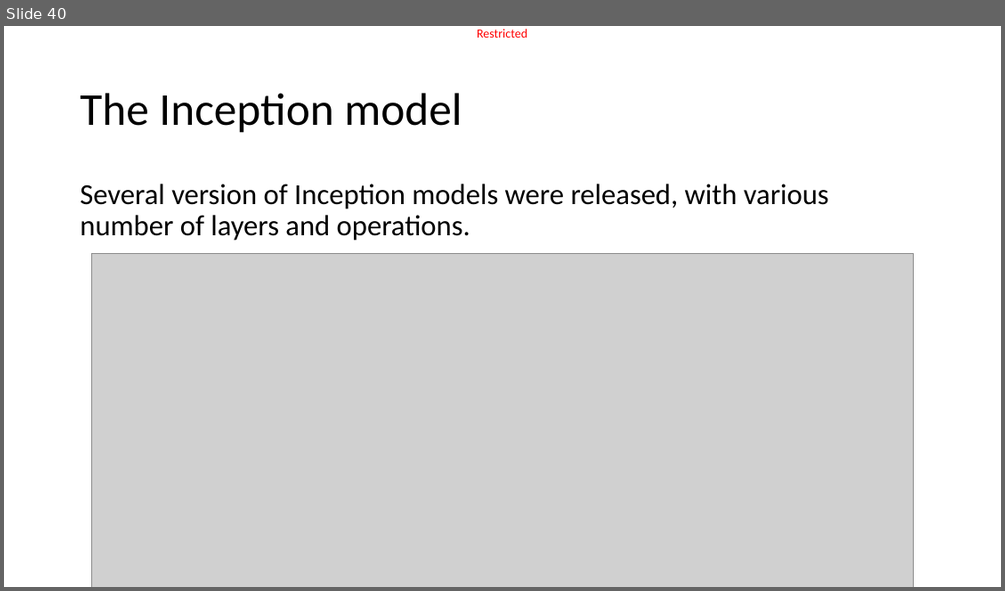
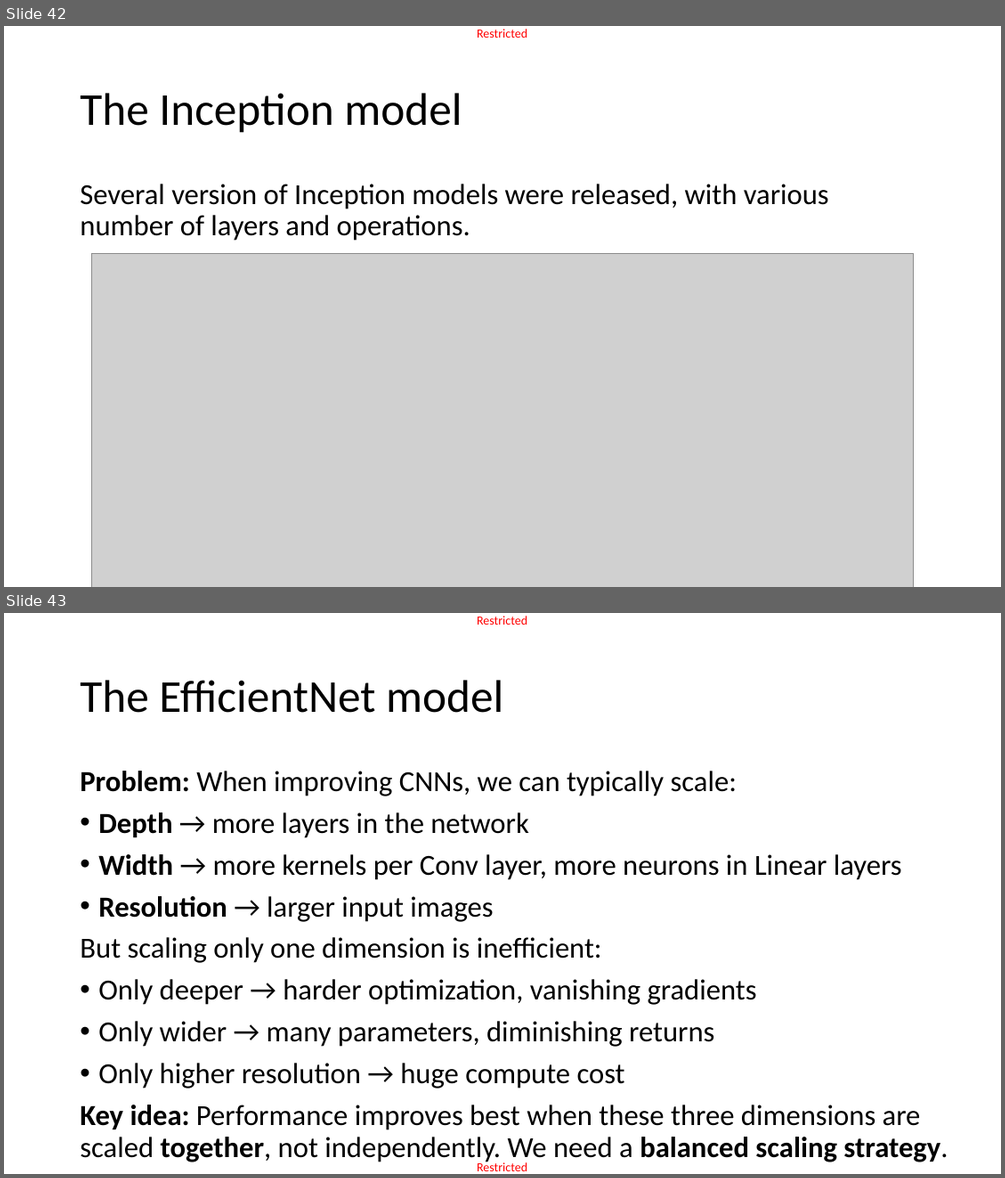
Before and after one commit to matthieudemari/SUTD_DL_50_039, a slide deck: W4/3. W4S3 final/W4S3.pptx. Shown one above the other, each under a label of ours: slide 40 before the commit, slides 42 and 43 after it. The pictures are 1005x591 and 1005x1178 pixels, drawn with LibreOffice and Linux fonts; fonts in the diff are those of the drawing; grey boxes stand for pictures. Boxes give left, top, right and bottom in pixels: in the first picture for what was removed or moved away, otherwise in the second. Text is boxed around its words. In the diff, an @@ line names an element or a change of style, - is before the commit and + after.

```diff
--- a/W4/3. W4S3 final/W4S3.pptx
+++ b/W4/3. W4S3 final/W4S3.pptx
@@ slide 43 added at [4,613,1001,1174], background #FFFFFF; not listed: 1 template element that a slide beside it also shows @@
@@ title added at [80,680,503,713], 44 pt, text #000000 @@
+The EfficientNet model
@@ text added at [80,771,947,1164], 28 pt, text #000000 @@
+Problem: When improving CNNs, we can typically scale:
+• Depth → more layers in the network
+• Width → more kernels per Conv layer, more neurons in Linear layers
+• Resolution → larger input images
+But scaling only one dimension is inefficient:
+• Only deeper → harder optimization, vanishing gradients
+• Only wider → many parameters, diminishing returns
+• Only higher resolution → huge compute cost
+Key idea: Performance improves best when these three dimensions are scaled together, not independently. We need a balanced scaling strategy.
@@ text added at [477,1160,527,1171], 12 pt, text #FF0000 @@
+Restricted
@@ what was slide 40 is now slide 42 @@
```
Also in this commit, not shown: 3 slides changed, 3 other slides added, 52 other files.
